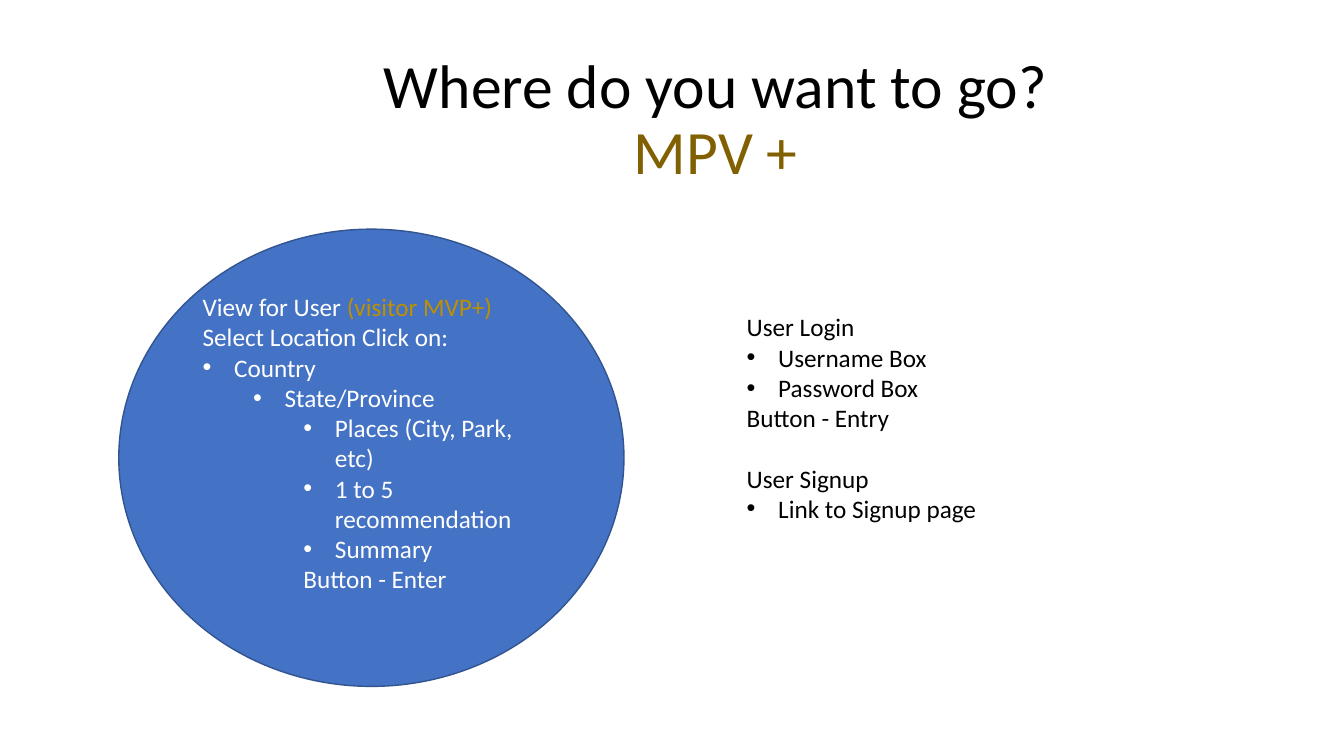
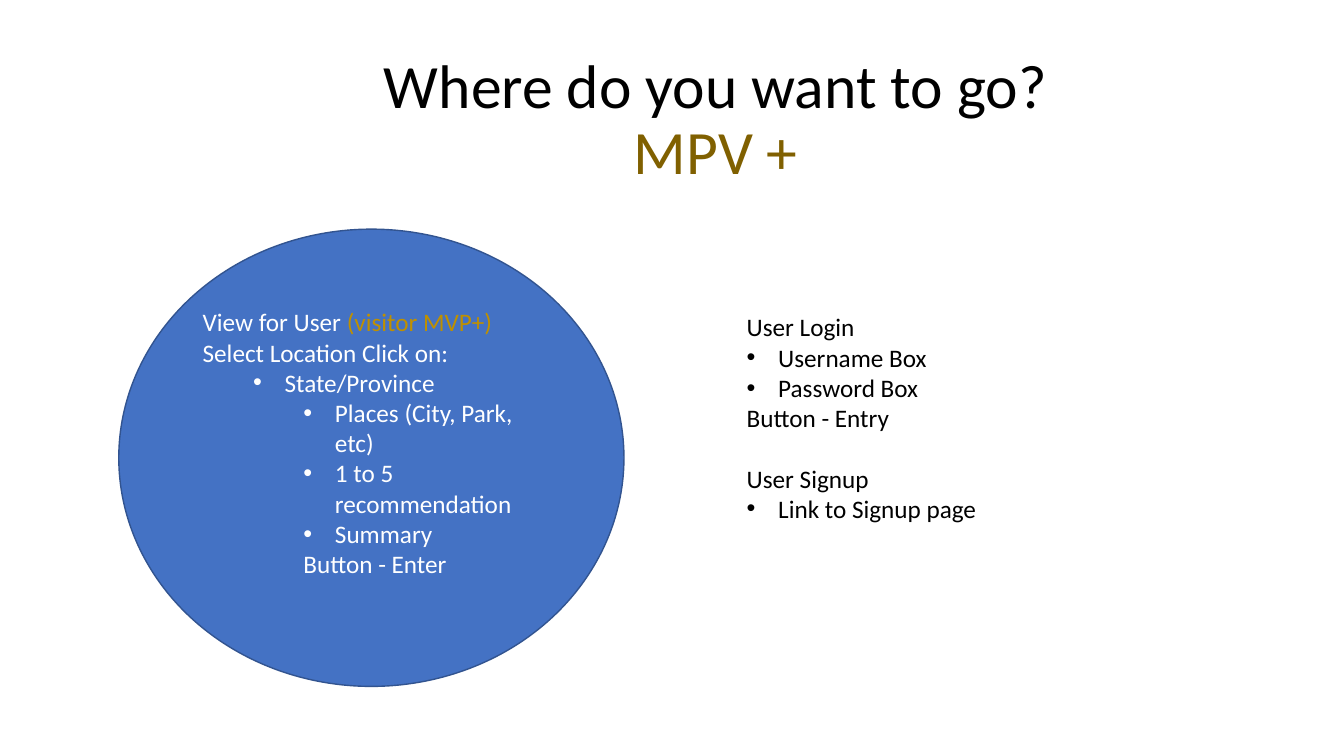
Before and after one commit to xjeffss/travel_project2, a slide deck: slide 2 of travelpedia plan.pptx. Drawn at 1344x756 pixels with LibreOffice and Linux fonts; fonts in the diff are those of the drawing. Boxes give left, top, right and bottom in pixels: in the first picture for what was removed or moved away, otherwise in the second. Text is boxed around its words. In the diff, an @@ line names an element or a change of style, - is before the commit and + after.

```diff
--- a/travelpedia plan.pptx
+++ b/travelpedia plan.pptx
@@ text in ellipse at [234, 360, 316, 381]: paragraph removed @@
-• Country
```
Also in this commit, not shown: 2 other slides changed.
